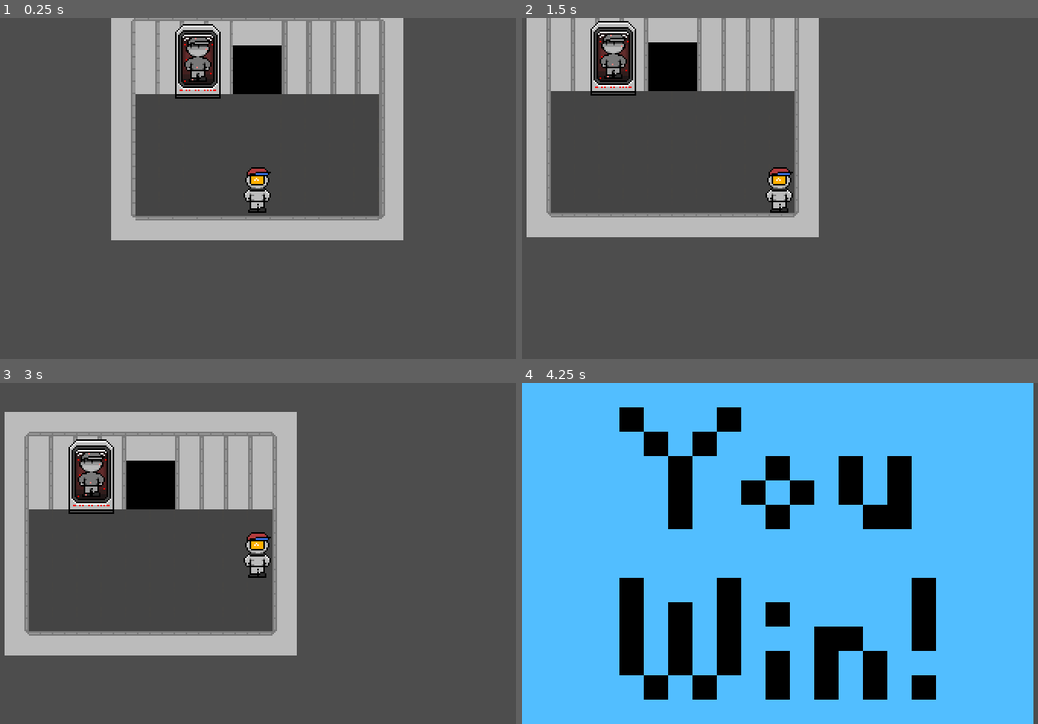
Above: before the commit, frames 1-4 (two rows, left to right).
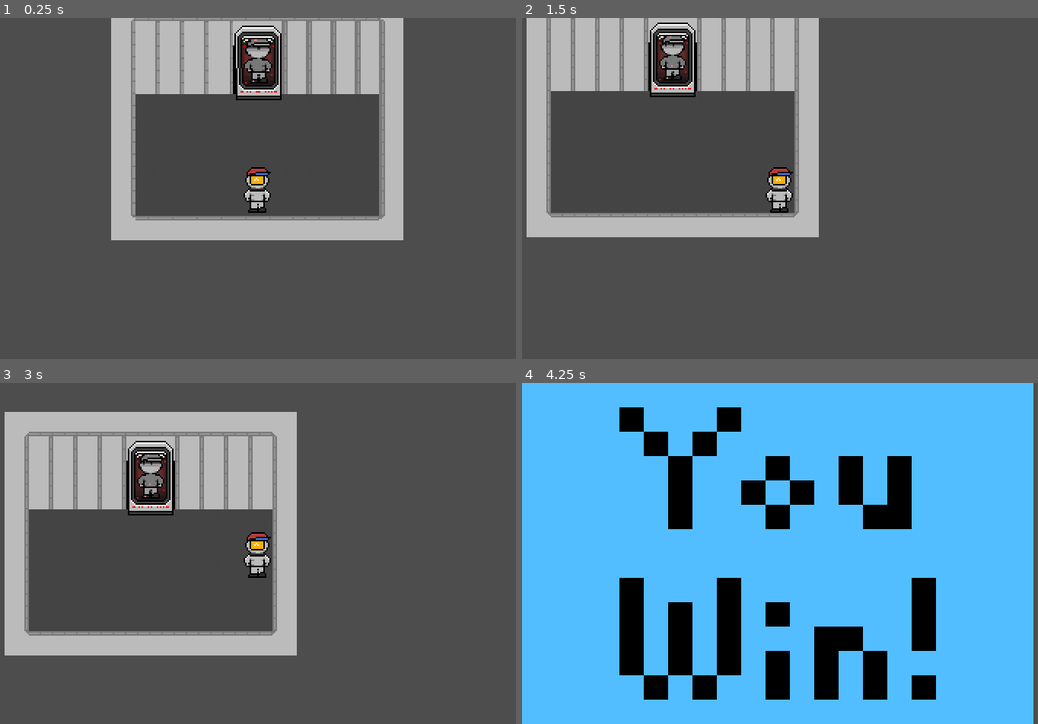
Above: after the commit, the same moments.

Repository: lbannan-dt/12DT1-Project
Game: Godot game, scene res://Levels/Main Levels/Final_Place.tscn
Same seed, same stepped clock (60 frames per second), same inputs: the game is played once before the commit and once after it. This scene is started directly instead of the project's main scene.
Inputs:
- Up to frame 1 (0.25 s): no input
- Up to frame 2 (1.5 s): tap Enter at 0.5 s; hold Right (ui_right) 0.53-1.28 s; tap Space at 1.25 s; hold Down (ui_down) from 1.28 s (still down)
- Up to frame 3 (3 s): tap Enter at 2 s; release Down (ui_down) at 2.03 s; hold Right (ui_right) 2.03-2.78 s; tap Space at 2.75 s; hold Up (ui_up) from 2.78 s (still down)
- Up to frame 4 (4.25 s): release Up (ui_up) at 3.53 s; hold Left (ui_left) from 3.53 s (still down)

The runs differ from the first frame. In frame 1, 2.9% of the frame differs, in the area x 33-55%, y 1-25%; in frame 2, 2.9%; in frame 3, 2.9%; in frame 4, nothing differs.

Commit message:
Comments

Diff:
--- a/12dt-1---project/Levels/Main Levels/Final_Place.tscn
+++ b/12dt-1---project/Levels/Main Levels/Final_Place.tscn
@@ -17,7 +17,7 @@
 tile_set = ExtResource("1_68ixm")
 
 [node name="Area2D" parent="." unique_id=1799630681 instance=ExtResource("3_emw68")]
-position = Vector2(-39, -50)
+position = Vector2(0, -49)
 
 [node name="CharacterBody2D" parent="." unique_id=2111469914 instance=ExtResource("2_8or4q")]
 position = Vector2(0, 30)
--- a/12dt-1---project/Scripts/battle.gd
+++ b/12dt-1---project/Scripts/battle.gd
@@ -16,17 +16,17 @@
 @onready var attack_button: Button = $VBoxContainer/HBoxContainer/Attack
 # Assign variable item_button to 'Items' Button node
 @onready var item_button: Button = $VBoxContainer/HBoxContainer/Items
-#Assign variable enemy_1_sprite to Alien Robo sprite
+# Assign variable enemy_1_sprite to Alien Robo sprite
 @onready var enemy_1_sprite: Area2D = $"Alien Robo"
-#Assign variable enemy_2_sprite to Alien Robo DX sprite
+# Assign variable enemy_2_sprite to Alien Robo DX sprite
 @onready var enemy_2_sprite: Area2D = $"Alien Robo DX"
-#Assign variable enemy_3_sprite to Pteranodon sprite
+# Assign variable enemy_3_sprite to Pteranodon sprite
 @onready var enemy_3_sprite: Area2D = $"Pteranodon"
-#Assign variable enemy_4_sprite to T-Rex sprite
+# Assign variable enemy_4_sprite to T-Rex sprite
 @onready var enemy_4_sprite: Area2D = $"T-Rex"
-#Assign variable enemy_5_sprite to Final Boss sprite
+# Assign variable enemy_5_sprite to Final Boss sprite
 @onready var enemy_5_sprite: Area2D = $"Final Boss"
-#Assign variable background to background ColorRect
+# Assign variable background to background ColorRect
 @onready var background: ColorRect = $ColorRect
 
 # Enemy HP
--- a/12dt-1---project/Scripts/manager.gd
+++ b/12dt-1---project/Scripts/manager.gd
@@ -193,3 +193,10 @@
 		enemy_label = enemy_5
 		# Assign win location to Vector2 location
 		win_location = Vector2(0, 0)
+
+
+# A for loop
+func _for_loop():
+	# Loop through i
+	for i in range(1,2):
+		var loop_var: int = i
